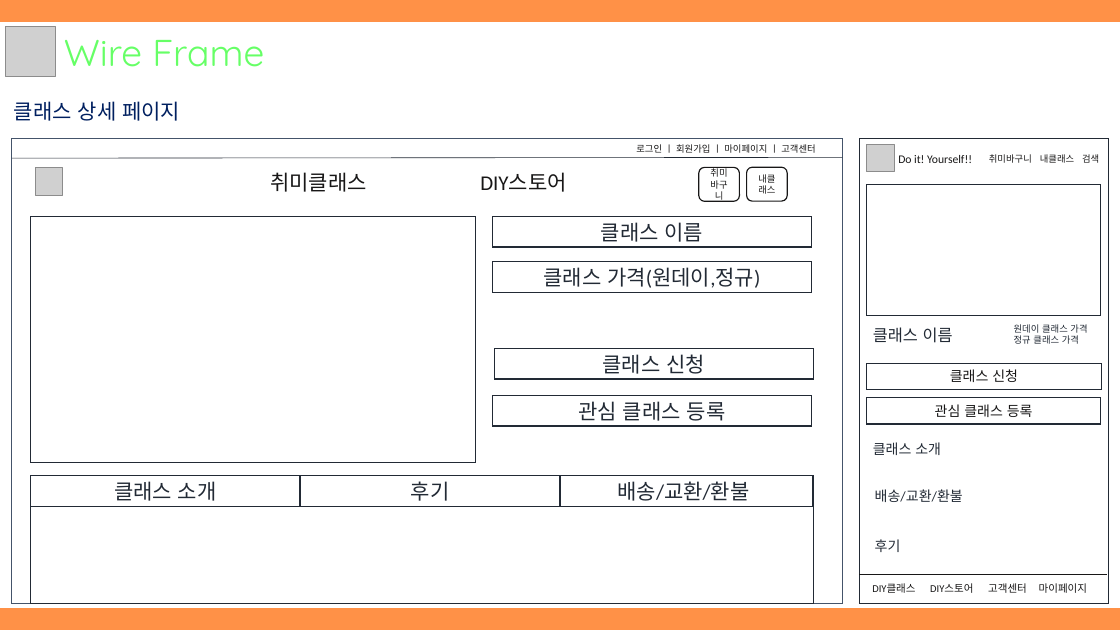
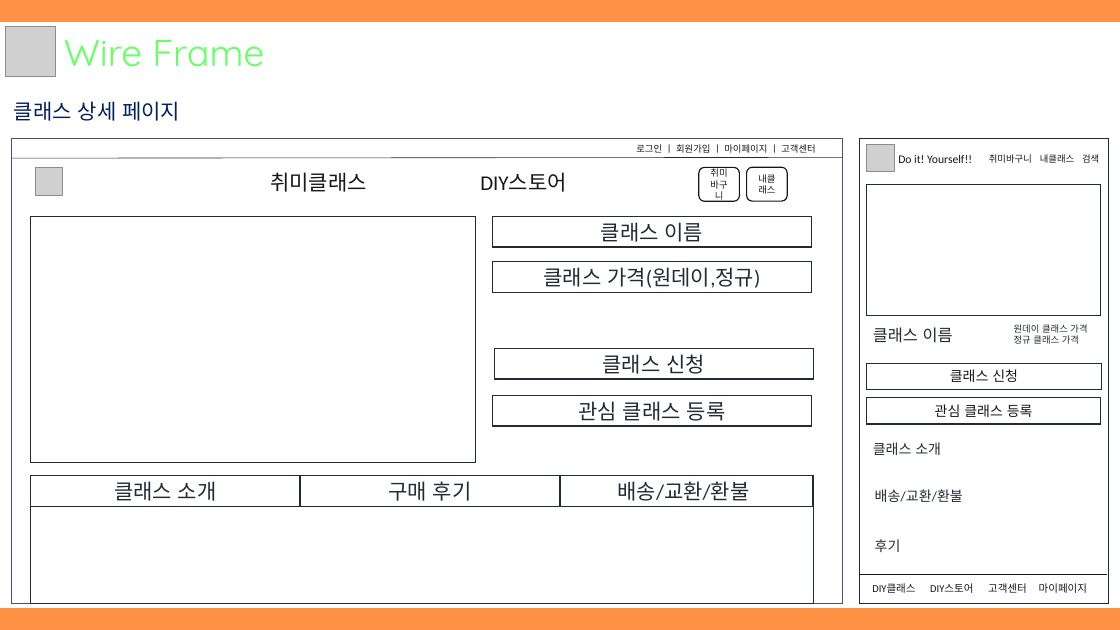
Before and after one commit to hhsw07/ezen-academy-projects, a slide deck: slide 15 of WebContent/khj/3조 원데이클래스(김형준).pptx. Drawn at 1120x630 pixels with LibreOffice and Linux fonts; fonts in the diff are those of the drawing; grey boxes stand for pictures. Boxes give left, top, right and bottom in pixels: in the first picture for what was removed or moved away, otherwise in the second. Text is boxed around its words. In the diff, an @@ line names an element or a change of style, - is before the commit and + after.

```diff
--- a/WebContent/khj/3조 원데이클래스(김형준).pptx
+++ b/WebContent/khj/3조 원데이클래스(김형준).pptx
@@ text in rectangle at bbox=[388, 481, 472, 501]: text changed @@
-후기
+구매 후기
```
Also in this commit, not shown: 1 other slide changed, 4 slides added.
